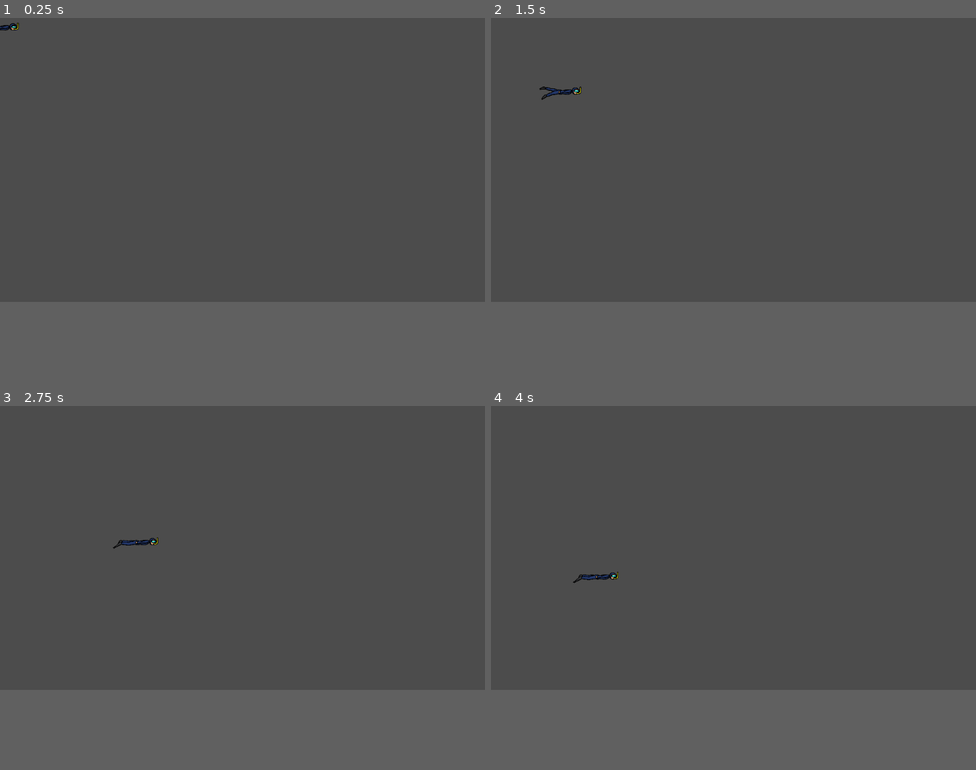
Above: before the commit, frames 1-4 (two rows, left to right).
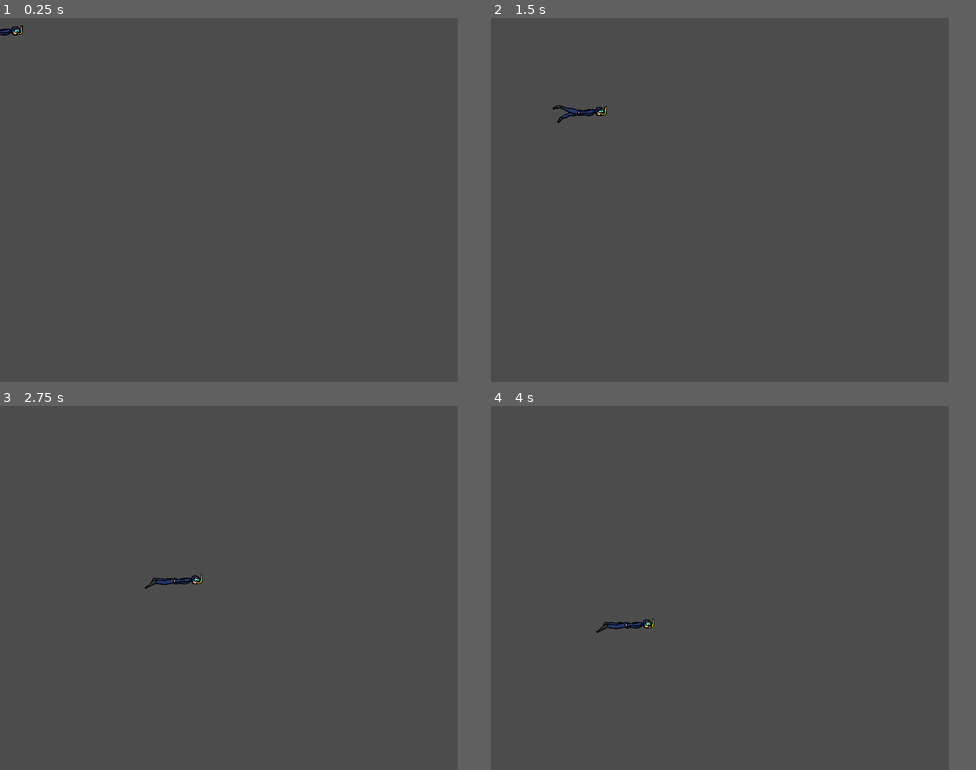
Above: after the commit, the same moments.

Repository: Daisinkaizer/Gracias-Amix-op---
Game: Godot game, scene res://escenas/Movimiento_Personaje.tscn
Same seed, same stepped clock (60 frames per second), same inputs: the game is played once before the commit and once after it. After the commit the project has no main scene; this scene is started directly in both runs.
Inputs:
- Up to frame 1 (0.25 s): no input
- Up to frame 2 (1.5 s): hold Right (ui_right) 0.53-1.28 s; hold Down (ui_down) from 1.28 s (still down)
- Up to frame 3 (2.75 s): release Down (ui_down) at 2.03 s; hold Right (ui_right) from 2.03 s (still down)
- Up to frame 4 (4 s): release Right (ui_right) at 2.78 s; hold Up (ui_up) 2.78-3.53 s; hold Left (ui_left) from 3.53 s (still down)
In our replay, the window is 800x468 before the commit and 755x600 after it. These sizes can differ from the game's own. Grey fills any space a smaller window leaves; there, only what the larger window draws over its background counts as a difference.

The runs differ from the first frame. In frame 1, 0.1% of the frame differs, in the area x 0-5%, y 1-5%; in frame 2, 0.3%, in the area x 10-24%, y 18-29%; in frame 3, 0.3%; in frame 4, 0.3%.

Commit message:
Puntos de colision
Se agregaron los puntos de colicion a los enemigos y se corrigio el tamaño de la colicion en el personaje principal

Diff:
--- a/escenas/Movimiento_Personaje.tscn
+++ b/escenas/Movimiento_Personaje.tscn
@@ -11,6 +11,11 @@
 animations = [ {
 "frames": [  ],
 "loop": true,
+"name": "Muerto",
+"speed": 5.0
+}, {
+"frames": [  ],
+"loop": true,
 "name": "Dañado",
 "speed": 5.0
 }, {
@@ -18,15 +23,10 @@
 "loop": true,
 "name": "Nadando",
 "speed": 7.0
-}, {
-"frames": [  ],
-"loop": true,
-"name": "Muerto",
-"speed": 5.0
 } ]
 
 [sub_resource type="RectangleShape2D" id=2]
-extents = Vector2( 25.2918, 11.6461 )
+extents = Vector2( 14.3834, 3.88309 )
 
 [node name="Personaje" type="KinematicBody2D"]
 position = Vector2( -2.05054, 2.94916 )
@@ -41,7 +41,7 @@
 scale = Vector2( 0.0960622, 0.0960622 )
 frames = SubResource( 1 )
 animation = "Nadando"
-frame = 7
+frame = 3
 playing = true
 
 [node name="colision_personaje" type="CollisionShape2D" parent="."]
--- a/project.godot
+++ b/project.godot
@@ -16,8 +16,12 @@
 [application]
 
 config/name="Gracias amix"
-run/main_scene="res://escenas/Movimiento_Personaje.tscn"
+run/main_scene="res://escenas/Mundo/mundo.tscn"
 config/icon="res://icon.png"
+
+[display]
+
+window/size/width=755
 
 [rendering]
 
Binary file added: assets/Fortnite.ttf
